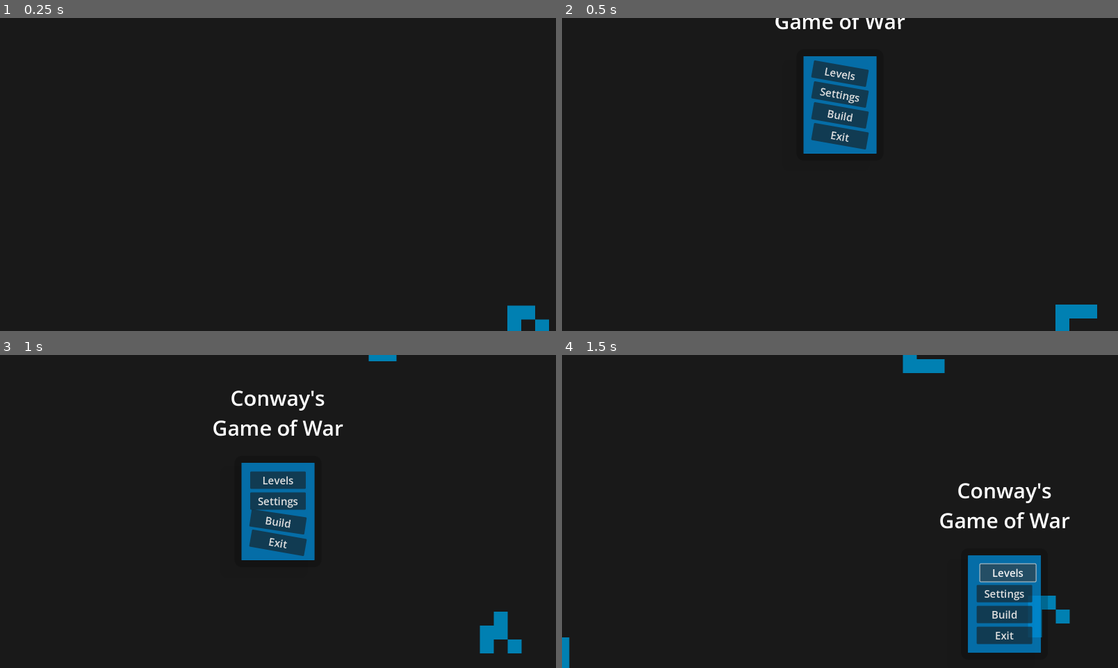
Above: before the commit, frames 1-4 (two rows, left to right).
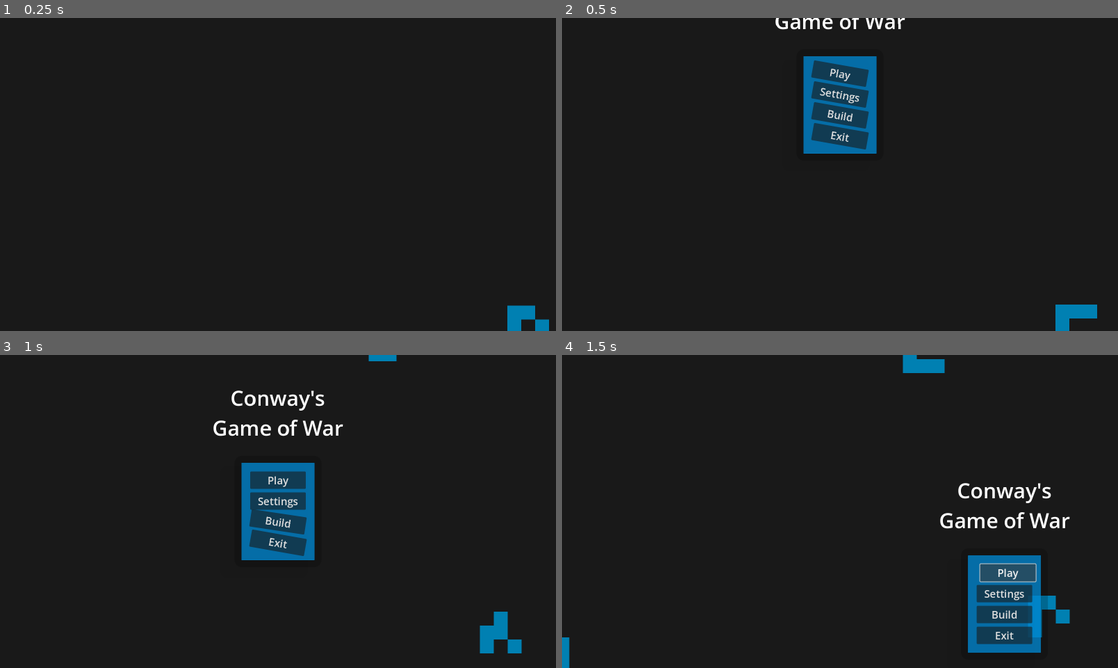
Above: after the commit, the same moments.

Repository: HUG-DEALR/conways_gow
Game: Godot game, scene res://Scenes/world.tscn
Same seed, same stepped clock (60 frames per second), same inputs: the game is played once before the commit and once after it.
Inputs:
- Up to frame 1 (0.25 s): no input
- Up to frame 2 (0.5 s): no input
- Up to frame 3 (1 s): click "Levels" (after the commit: "Play") at 0.5 s
- Up to frame 4 (1.5 s): click "Levels" (after the commit: "Play") at 1.25 s

Frame 1 is identical in both runs. In frame 2, less than 0.1% of the frame differs, in the area x 47-53%, y 15-21%; in frame 3, less than 0.1%; in frame 4, less than 0.1%.

Commit message:
added capacity for logic structure to be rebuilt from a loaded file, with the exception of final vars

Diff:
--- a/Scenes/Menus/main_menu.tscn
+++ b/Scenes/Menus/main_menu.tscn
@@ -55,7 +55,7 @@
 [node name="Levels" type="Button" parent="PanelContainer/VBoxContainer"]
 layout_mode = 2
 theme_override_font_sizes/font_size = 30
-text = "Levels"
+text = "Play"
 
 [node name="AnimatedControl" type="Node" parent="PanelContainer/VBoxContainer/Levels"]
 script = ExtResource("1_28flt")
--- a/Scripts/GUI_Build.gd
+++ b/Scripts/GUI_Build.gd
@@ -35,6 +35,7 @@
 var mouse_over_reset_options: bool = false
 #var active_directory: String = ""
 var logic_terms: Dictionary = {} # Format is node: [String ( Outcome ) , String( eval_text )]
+var logic_structure: Dictionary = {} # format is arbitrary_index: [outcome_index, [object_index, [selection_indexes], [child_A_info], [child_B_info]]]
 
 func _ready() -> void:
 	speed_slider.visible = false
@@ -193,15 +194,33 @@
 		await logic_settings_tween.finished
 		logic_settings_root.visible = false
 
-func get_all_logic_term_eval_strings() -> void:
+func write_all_logic_term_info_to_world_dict() -> void:
+	var arbitrary_index: int = 0
 	for logic_term in logic_terms.keys():
 		logic_terms[logic_term] = logic_term.get_bool_info()
+		logic_structure[arbitrary_index] = logic_term.get_logic_term_structure_array()
+		arbitrary_index += 1
 	Global.world_scene.level_info_dict["logic_terms"] = logic_terms
+	Global.world_scene.level_info_dict["logic_menu_structure"] = logic_structure
 
 func update_level_settings_display() -> void:
 	var grid_dimensions: Vector2i = Global.world_scene.level_info_dict["grid_dimensions"]
 	grid_width_line_edit.text = str(grid_dimensions.x)
 	grid_height_line_edit.text = str(grid_dimensions.y)
+
+func create_and_set_logic_terms(logic_structures: Dictionary) -> void:
+	for structure_array in logic_structures.values():
+		var instance = load(logic_term_path).instantiate()
+		logic_terms_vbox.add_child(instance)
+		logic_terms_vbox.move_child(instance, -2)
+		logic_terms[instance] = "" # Standin until the actual eval text is retrieved and implimented
+		instance.set_logic_structure(structure_array)
+
+func clear_logic_structures() -> void:
+	for node in logic_terms.keys():
+		node.entry_exit_animation(false, true)
+	logic_terms.clear()
+	logic_structure.clear()
 
 #func save_level(level_data: Dictionary) -> void:
 #	if Global.world_scene.active_directory:
@@ -236,6 +255,8 @@
 #	Global.world_scene.populate_zones(loaded_file.get("can_build_zones"), loaded_file.get("no_build_zones"), loaded_file.get("trigger_zones"), true, false)
 #	Global.world_scene.level_info_dict = loaded_file
 
+### Signal Functions
+
 func _on_speed_slider_value_changed(value: float) -> void:
 	generation_timer.wait_time = 1.0 / speed_slider.value
 
@@ -381,7 +402,7 @@
 	toggle_expand_logic_settings(false)
 
 func _on_apply_logic_pressed() -> void:
-	get_all_logic_term_eval_strings()
+	write_all_logic_term_info_to_world_dict()
 	toggle_expand_logic_settings(false)
 
 func _on_new_bool_pressed() -> void:
--- a/Scripts/bool_constructor.gd
+++ b/Scripts/bool_constructor.gd
@@ -21,10 +21,30 @@
 		_:
 			return "false" # Fallback case, probably will never trigger
 
-func replace_self_with_trigger_selector() -> void:
+func get_logic_term_structure_array() -> Array:
+	# [object_index, [selection_indexes], [child_A_info], [child_B_info]]
+	return [0, [logic_gate.selected], signal_a_host.get_child(-1).get_logic_term_structure_array(), signal_b_host.get_child(-1).get_logic_term_structure_array()]
+
+func set_logic_structure(structure_array: Array) -> void:
+	if structure_array[0] != 0:
+		push_error("set_logic_structure() object type failed to set up correctly" + "\n" + str(structure_array))
+		return
+	# format is [object_index, [selection_indexes], [child_A_info], [child_B_info]]
+	logic_gate.selected = structure_array[1][0]
+	signal_a_host.get_child(-1).replace_self_with_alternate(structure_array[2][0])
+	signal_b_host.get_child(-1).replace_self_with_alternate(structure_array[3][0])
+	await get_tree().process_frame
+	signal_a_host.get_child(-1).set_logic_structure(structure_array[2])
+	signal_b_host.get_child(-1).set_logic_structure(structure_array[3])
+
+func replace_self_with_alternate(_index_of_replacement: int) -> void:
 	var parent = get_parent()
 	if not (parent is Control):
 		return
+#	var path = ""
+#	match index_of_replacement:
+#		2:
+#			path = trigger_selector_path
 	var instance = load(trigger_selector_path).instantiate()
 	parent.add_child(instance)
 	queue_free()
@@ -40,6 +60,6 @@
 		3: # Xor
 			signal_a_host.visible = true
 		4: # Var, revert to trigger selection dropdown
-			replace_self_with_trigger_selector()
+			replace_self_with_alternate(2)
 		_:
 			pass
--- a/Scripts/bool_var_signal_dropdown.gd
+++ b/Scripts/bool_var_signal_dropdown.gd
@@ -17,10 +17,36 @@
 	else:
 		return "false"
 
-func replace_self_with_alternate(path: String) -> void:
+func get_logic_term_structure_array() -> Array:
+	# [object_index, [selection_indexes], [child_A_info], [child_B_info]]
+	return [2, [get_bool_string_segment()], [null], [null]]
+
+func set_logic_structure(structure_array: Array) -> void:
+	if structure_array[0] != 2:
+		push_error("set_logic_structure() object type failed to set up correctly" + "\n" + str(structure_array))
+		return
+	# format is [object_index, [selection_indexes], [child_A_info], [child_B_info]]
+	target_trigger = structure_array[1][0]
+	refresh_trigger_list()
+
+	if item_count > 5:
+		for item_index in range(item_count):
+			if target_trigger == get_item_text(item_index):
+				select(item_index)
+				break
+
+func replace_self_with_alternate(index_of_replacement: int) -> void:
 	var parent = get_parent()
 	if not (parent is Control):
 		return
+	var path = ""
+	match index_of_replacement:
+		0:
+			path = bool_constructor_path
+		1:
+			path = gen_count_constructor_path
+		_:
+			return
 	var instance = load(path).instantiate()
 	parent.add_child(instance)
 	queue_free()
@@ -36,9 +62,9 @@
 func _on_item_selected(index: int) -> void:
 	match index:
 		0: # New logic gate
-			replace_self_with_alternate(bool_constructor_path)
+			replace_self_with_alternate(0)
 		1: # Gen Count
-			replace_self_with_alternate(gen_count_constructor_path)
+			replace_self_with_alternate(1)
 		2: # True
 			target_trigger = "true"
 		3: # False
@@ -47,7 +73,7 @@
 			pass
 			# This code is unreachable
 		_: # trigger
-			pass
+			pass # WIP
 
 func _on_pressed() -> void:
 	refresh_trigger_list()
--- a/Scripts/gen_count_constructor.gd
+++ b/Scripts/gen_count_constructor.gd
@@ -9,11 +9,15 @@
 	var target_number_line_edit = target_number.get_line_edit()
 	target_number_line_edit.add_theme_font_size_override("font_size", 30)
 
-func replace_self_with_alternate(path: String) -> void:
+func replace_self_with_alternate(_index_of_replacement: int) -> void:
 	var parent = get_parent()
 	if not (parent is Control):
 		return
-	var instance = load(path).instantiate()
+#	var path = ""
+#	match index_of_replacement:
+#		2:
+#			path = trigger_selector_path
+	var instance = load(trigger_selector_path).instantiate()
 	parent.add_child(instance)
 	queue_free()
 
@@ -22,7 +26,19 @@
 		return "false"
 	return "(gen_count " + opperator.get_item_text(opperator.selected) + " " + str(int(target_number.value)) + ")"
 
+func get_logic_term_structure_array() -> Array:
+	# [object_index, [selection_indexes], [child_A_info], [child_B_info]]
+	return [1, [opperator.selected, target_number.value], [null], [null]]
+
+func set_logic_structure(structure_array: Array) -> void:
+	if structure_array[0] != 1:
+		push_error("set_logic_structure() object type failed to set up correctly" + "\n" + str(structure_array))
+		return
+	# format is [object_index, [selection_indexes], [child_A_info], [child_B_info]]
+	opperator.selected = structure_array[1][0]
+	target_number.value = structure_array[1][0]
+
 func _on_opperator_item_selected(index: int) -> void:
 	match index:
 		6: # Revert to variable
-			replace_self_with_alternate(trigger_selector_path)
+			replace_self_with_alternate(2)
--- a/Scripts/logic_term.gd
+++ b/Scripts/logic_term.gd
@@ -33,9 +33,23 @@
 	var bool_string: String = h_box_container.get_child(-1).get_bool_string_segment()
 	return [outcome_string, bool_string]
 
-func entry_exit_animation(entering: bool) -> void:
+func get_logic_term_structure_array() -> Array:
+	return [option_button_output.selected, h_box_container.get_child(-1).get_logic_term_structure_array()]
+
+func set_logic_structure(structure_array: Array) -> void:
+	option_button_output.selected = structure_array[0]
+	# format is arbitrary_index: [outcome_index, [object_index, [selection_indexes], [child_A_info], [child_B_info]]]
+	h_box_container.get_child(-1).replace_self_with_alternate(structure_array[1][0])
+	await get_tree().process_frame
+	h_box_container.get_child(-1).set_logic_structure(structure_array[1])
+
+func entry_exit_animation(entering: bool, instant_clear: bool = false) -> void:
 	if entry_exit_tween:
 		entry_exit_tween.kill()
+
+	if instant_clear:
+		queue_free()
+
 	entry_exit_tween = create_tween()
 	entry_exit_tween.pause()
 	entry_exit_tween.set_ease(Tween.EASE_IN_OUT).set_trans(Tween.TRANS_CUBIC)
--- a/Scripts/world.gd
+++ b/Scripts/world.gd
@@ -19,7 +19,6 @@
 const cell_size: float = 10.0
 const cell_margin: float = 0.0
 
-#var current_grid_dimensions: Vector2i
 var current_cell_count: int
 var last_click_location: Vector2 = Vector2.ZERO
 var current_menu: Control
@@ -33,6 +32,8 @@
 	"no_build_zones": {}, # format is node: ["filter", Rect2]
 	"trigger_zones": {}, # format is node: ["filter", Rect2, "Logic Gate", "trigger_identifier"] # Filter types are: All, Empty, Alive, Target, Hole, Pole, Ally
 	"logic_terms": {}, # format is node: ["outcome", "eval_string"]
+	"logic_menu_structure": {}, # format is arbitrary_index: [outcome_index, [object_index, [selection_indexes], [child_A_info], [child_B_info]]]
+	# Logic Object indexes are: 0=bool_constructor, 1=gen_count, 2=bool_var
 }
 var trigger_zone_id_itterator: int = 0
 var active_directory: String = ""
@@ -55,6 +56,9 @@
 		if Input.is_mouse_button_pressed(MOUSE_BUTTON_LEFT):
 			last_click_location = get_global_mouse_position()
 			handle_cell_clicked(get_cell_index_from_position(last_click_location))
+	if event.is_action_pressed("ui_cancel"):
+		if current_menu != menus.get("Main_menu"):
+			button_signal("main")
 
 # Grid functions
 func populate_cells(grid_size: Vector2i, cells_dict: Dictionary = {}, clear_previous: bool = true) -> void:
@@ -411,7 +415,7 @@
 	populate_cells(loaded_file.get("grid_dimensions"), loaded_file.get("live_cells"), true)
 	level_info_dict = loaded_file
 	populate_zones(loaded_file.get("can_build_zones"), loaded_file.get("no_build_zones"), loaded_file.get("trigger_zones"), true, false)
-	populate_logic_terms(loaded_file.get("logic_terms"))
+	populate_logic_terms(loaded_file.get("logic_menu_structure"), true)
 
 	return true
 
@@ -440,9 +444,11 @@
 				result[key] = dict_subtracting_from[key]
 	return result
 
-func populate_logic_terms(logic_terms: Dictionary) -> void:
-	logic_terms.clear()
-	pass
+func populate_logic_terms(logic_structures: Dictionary, clear_previous: bool = true) -> void:
+	var build_menu: Node = menus.get("Build_menu")
+	if clear_previous:
+		build_menu.clear_logic_structures()
+	build_menu.create_and_set_logic_terms(logic_structures)
 
 func evaluate_string_to_bool(expr_string: String) -> bool:
 	if expr_string.is_empty():
